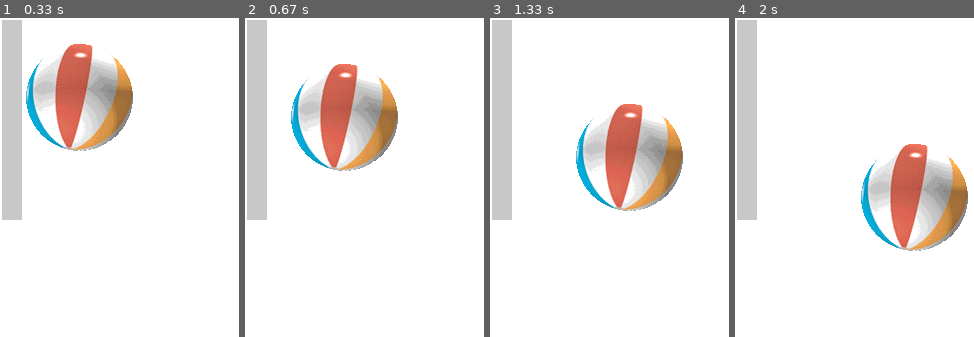
Above: before the commit, frames 1-4 (left to right).
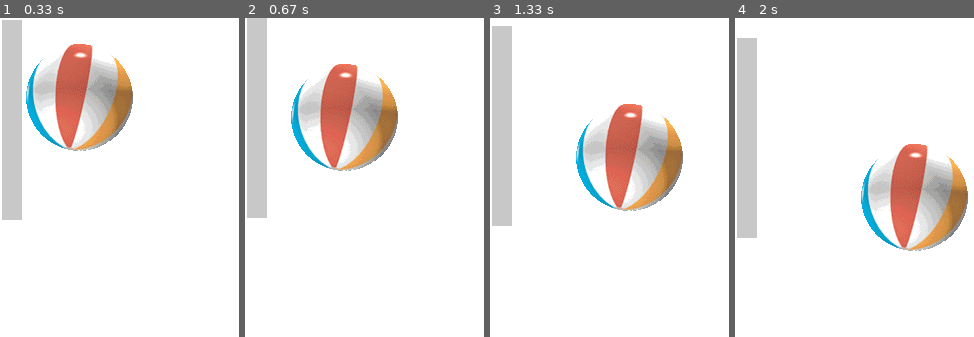
Above: after the commit, the same moments.

Repository: french-dev-tool/pygame_tute
Game: pygame game, started from pong.py
Two runs of this game, one before a commit and one after it. Both use one fixed random seed, a clock stepped at 60 frames per second and the inputs below.
Inputs:
- Up to frame 1 (0.33 s): no input
- Up to frame 2 (0.67 s): hold W from 0.33 s (still down)
- Up to frame 3 (1.33 s): release W at 0.8 s; hold S 0.83-1.13 s; hold W from 1.17 s (still down)
- Up to frame 4 (2 s): release W at 1.53 s; hold S 1.57-1.93 s; hold W from 1.97 s (still down)
The pictures show only the part of the screen within x 0-50%, y 0-50%; the shares and areas given below are measured in that part.

Frame 1 is identical in both runs. In frame 2, 0.1% of the frame differs, in the area x 0-10%, y 0-64%; in frame 3, 0.3%; in frame 4, 0.9%, in the area x 0-10%, y 0-69%.

Commit message:
Make the paddle move in bounds

Diff:
--- a/pong.py
+++ b/pong.py
@@ -1,4 +1,5 @@
 import pygame, sys
+from pygame.locals import *
 
 pygame.init()
 
@@ -6,16 +7,16 @@
 speed = [1,1]
 position = posX, posY = 0, 0
 white = 255,255,255
-PADDLE_H = 25
-PADDLE_W = 5
+PADDLE_H = 200
+PADDLE_W = 20
 
-paddle1 = pygame.Rect((2,2), (200,250))
+paddle1 = pygame.Rect((2,2), (PADDLE_W, PADDLE_H))
 
 ball = pygame.image.load("intro_ball.gif")
 ballrect = ball.get_rect()
 
 screen = pygame.display.set_mode(size)
-player1 = pygame.Surface((20,200))
+player1 = pygame.Surface((PADDLE_W, PADDLE_H))
 player1.fill((200,200,200))
 
 
@@ -23,6 +24,14 @@
     for event in pygame.event.get():
         if event.type == pygame.QUIT:
             sys.exit()
+
+    pressed = pygame.key.get_pressed()
+    if pressed[pygame.K_w]:
+        if paddle1.top > 0:
+            paddle1 = paddle1.move(0,-1)
+    if pressed[pygame.K_s]:
+        if paddle1.bottom < height:
+            paddle1 = paddle1.move(0, 1)
 
 
     posX += speed[0]
